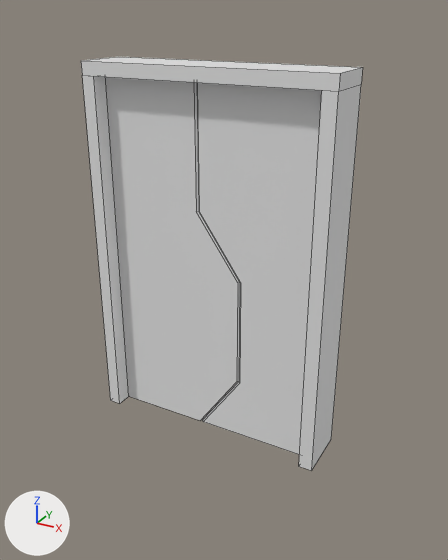
Before and after pictures for a commit that changed the Blender file Assets/Prefabs/Env/Environment.blend.
Camera for both pictures: a 50 mm camera at (2.27, -3.98, 3.33) aimed at (0.11, -0.05, 1.36). The axes (+X, +Y, +Z) are drawn at lower left. The lights are the same throughout. Mesh edges are drawn as thin lines.

Objects in the first picture: 'Frame', 'LeftWing', 'RightWing'.
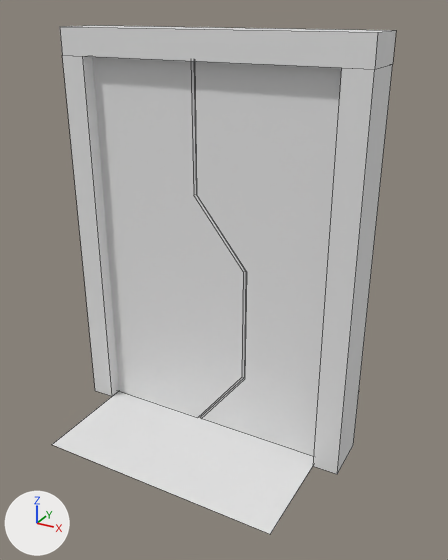
Location of each change, [x1, y1, x2, y2] in pixels of the pictures (448 x 560 px; the box of a moved part takes in the faces that stretch with it):
'Frame', reshaped, moved, rescaled (19% wider, 8% taller)
    before: [81, 57, 363, 471]
    after: [60, 25, 396, 474]
'LeftWing', moved, rescaled (18% wider, 6% taller)
    before: [197, 83, 322, 455]
    after: [194, 61, 342, 457]
'RightWing', moved, rescaled (14% wider)
    before: [105, 77, 240, 421]
    after: [92, 57, 246, 417]
'Plane.010', shown
    after: [52, 391, 314, 534]
part 1 of me_cube_013, moved or reshaped
    before: [82, 75, 129, 403]
    after: [62, 55, 119, 396]
part 2 of me_cube_013, moved or reshaped
    before: [299, 84, 361, 471]
    after: [313, 64, 393, 474]
part 3 of me_cube_013, moved or reshaped
    before: [81, 61, 363, 91]
    after: [60, 27, 396, 69]

The change, as a diff of the scene's bpy script:
```diff
--- a/Assets/Prefabs/Env/Environment.blend.py
+++ b/Assets/Prefabs/Env/Environment.blend.py
@@ me_cube_013 @@
 me_cube_013.from_pydata(...)  # 24 vertices, 18 faces; spans x -1.0..1.0, y -0.22..0.22, z -0.03..2.97
 # used by ob_frame; location = (0.0, 0.0, 0.0)
 # before: 20 (-1.0, -0.22, 2.86) at pixel (82, 75), 21 (1.0, -0.22, 2.86) at pixel (338, 91), 22 (-1.0, 0.22, 2.86), 23 (1.0, 0.22, 2.86) at pixel (361, 84)
+# me_cube_013 part 1: the loose piece of 8 vertices spanning x -1.0..-0.89, y -0.22..0.22, z -0.03..2.86 is scaled about its middle by (1.54, 1, 0.972), then moved by (0.03, 0.0, -0.04)
+# me_cube_013 part 2: the loose piece of 8 vertices spanning x 0.89..1.0, y -0.22..0.22, z -0.03..2.86 is scaled about its middle by (1.54, 1, 0.972), then moved by (-0.03, 0.0, -0.04)
+# me_cube_013 part 3
+for i in [*range(20, 24)]: me_cube_013.vertices[i].co += Vector((0.0, 0.0, -0.08))
@@ ob_plane_010 @@
 ob_plane_010.location = (0.0, 0.0, 0.0)
-ob_plane_010.hide_set(True)
@@ ob_frame @@
 ob_frame = bpy.data.objects.new('Frame', me_cube_013)
-ob_frame.location = (0.0, 0.0, 0.0)
+ob_frame.location = (0.0, 0.0, 0.031)
+ob_frame.scale = (1.2, 0.889, 1.07)
@@ ob_rightwing @@
 ob_rightwing = bpy.data.objects.new('RightWing', me_cube_018)
-ob_rightwing.location = (0.0, 0.0, 0.0)
+ob_rightwing.location = (0.0, 0.0, 0.031)
+ob_rightwing.scale = (1.19, 1.05, 1.05)
@@ ob_leftwing @@
 ob_leftwing = bpy.data.objects.new('LeftWing', me_cube_020)
-ob_leftwing.location = (0.0, 0.0, 0.0)
+ob_leftwing.location = (0.0, 0.0, 0.031)
+ob_leftwing.scale = (1.19, 1.05, 1.05)
```
